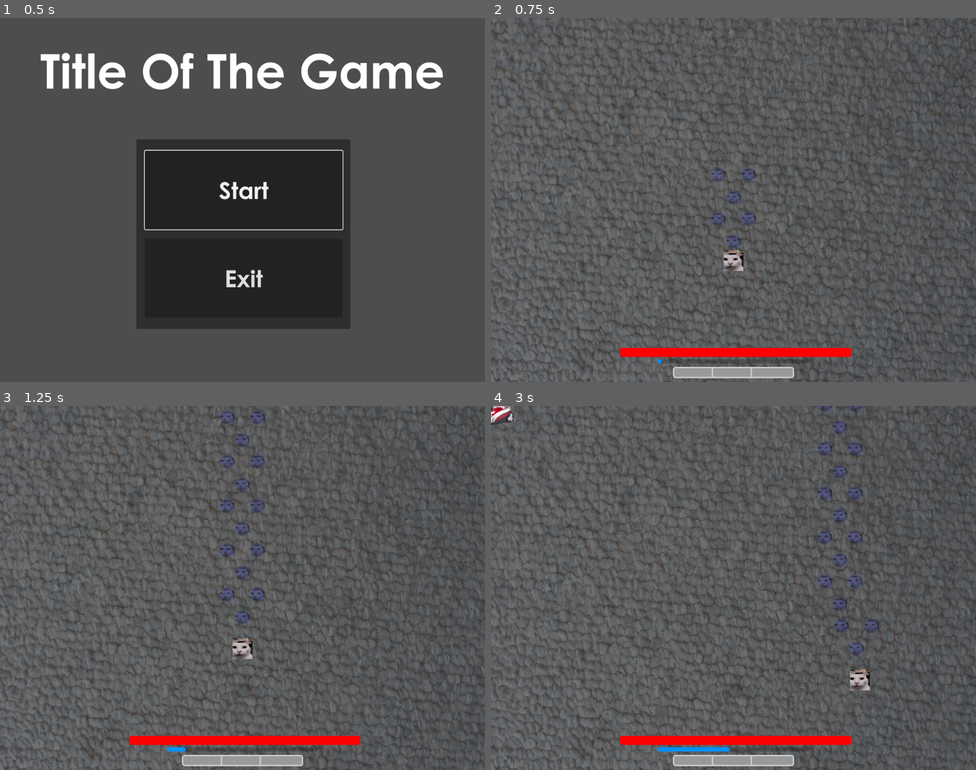
Above: before the commit, frames 1-4 (two rows, left to right).
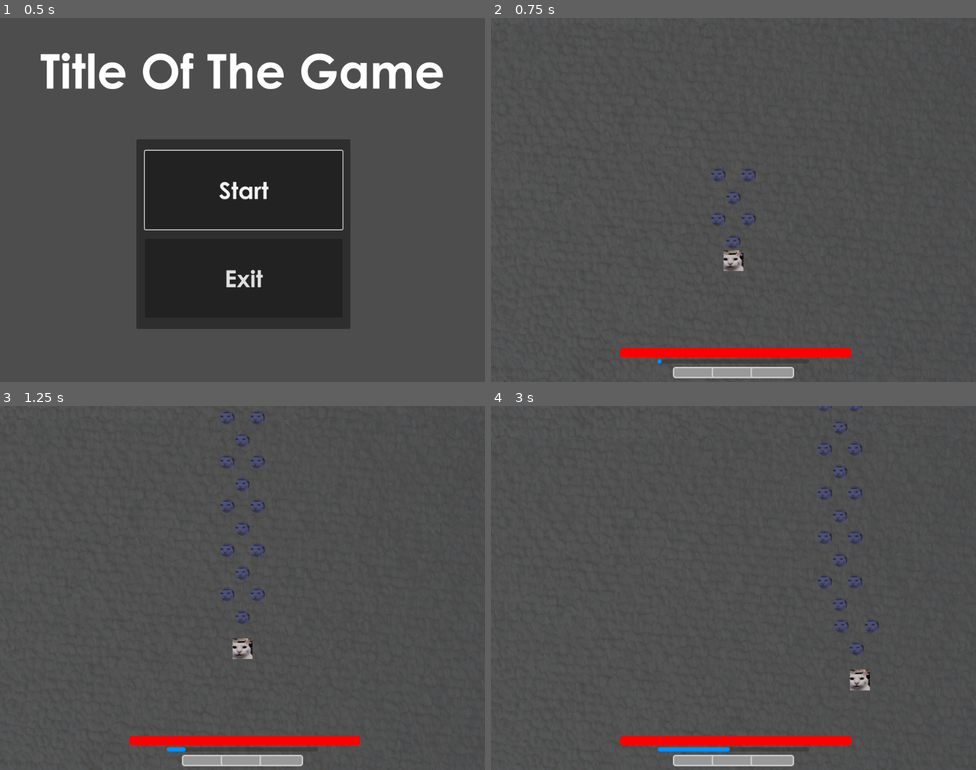
Above: after the commit, the same moments.

Repository: maskenary/canny-cat-game
Game: Godot game, scene res://Scenes/main.tscn
Two runs of this game, one before a commit and one after it. Both use one fixed random seed, a clock stepped at 60 frames per second and the inputs below.
Inputs:
- Up to frame 1 (0.5 s): no input
- Up to frame 2 (0.75 s): click "Start" at 0.5 s
- Up to frame 3 (1.25 s): no input
- Up to frame 4 (3 s): hold D (right) 1.28-2.03 s; hold Shift (dodge) 1.28-2.03 s; hold S (down) 2.03-2.78 s; tap Shift (dodge) at 2.1 s; hold D (right) from 2.78 s (still down); hold Shift (dodge) from 2.78 s (still down)

Frame 1 is identical in both runs. In frame 2, 11% of the frame differs, in the area x 0-100%, y 0-100%; in frame 3, 12%; in frame 4, 12%.

Commit message:
fix enemies spawning

Diff:
--- a/Scenes/bullet.tscn
+++ b/Scenes/bullet.tscn
@@ -9,7 +9,7 @@
 [node name="Bullet" type="Area2D"]
 modulate = Color(0.380392, 0.439216, 0.909804, 0.466667)
 scale = Vector2(0.05, 0.05)
-collision_mask = 2
+collision_mask = 0
 script = ExtResource("1_ihgl6")
 
 [node name="Sprite2D" type="Sprite2D" parent="."]
--- a/Scenes/enemy.tscn
+++ b/Scenes/enemy.tscn
@@ -43,9 +43,10 @@
 [sub_resource type="CircleShape2D" id="CircleShape2D_lcs6d"]
 radius = 48.6621
 
-[node name="Enemy" type="PathFollow2D"]
+[node name="Enemy" type="PathFollow2D" node_paths=PackedStringArray("attack_timer")]
 rotates = false
 script = ExtResource("1_h14fb")
+attack_timer = NodePath("AttackTimer")
 
 [node name="Sprite2D" type="Sprite2D" parent="."]
 scale = Vector2(0.1, 0.108)
@@ -59,7 +60,14 @@
 autoplay = "active"
 
 [node name="Area2D" type="Area2D" parent="."]
+collision_layer = 0
 
 [node name="CollisionShape2D" type="CollisionShape2D" parent="Area2D"]
 visible = false
 shape = SubResource("CircleShape2D_lcs6d")
+
+[node name="AttackTimer" type="Timer" parent="."]
+wait_time = 2.0
+
+[connection signal="area_entered" from="Area2D" to="." method="_on_area_2d_area_entered"]
+[connection signal="timeout" from="AttackTimer" to="." method="attack"]
--- a/Scenes/world.tscn
+++ b/Scenes/world.tscn
@@ -1,8 +1,12 @@
-[gd_scene load_steps=6 format=3 uid="uid://c6ln5pfkyyx1s"]
+[gd_scene load_steps=8 format=3 uid="uid://c6ln5pfkyyx1s"]
 
 [ext_resource type="Script" path="res://Scripts/world.gd" id="1_byq4o"]
 [ext_resource type="PackedScene" uid="uid://c6gfxycj2603q" path="res://Scenes/background.tscn" id="1_gmfif"]
 [ext_resource type="PackedScene" uid="uid://deo5knsxsjhly" path="res://Scenes/player.tscn" id="2_v6v5h"]
+[ext_resource type="Shader" path="res://background.gdshader" id="3_wmqdf"]
+
+[sub_resource type="ShaderMaterial" id="ShaderMaterial_gxdbh"]
+shader = ExtResource("3_wmqdf")
 
 [sub_resource type="Curve2D" id="Curve2D_7w6nl"]
 _data = {
@@ -16,7 +20,7 @@
 }
 point_count = 4
 
-[node name="World" type="Node" node_paths=PackedStringArray("player", "boss_spawn", "boss_positions", "enemy_path", "enemy_spawn", "enemy_initial")]
+[node name="World" type="Node" node_paths=PackedStringArray("player", "boss_spawn", "boss_positions", "enemy_path", "enemy_spawn", "enemy_initial", "background", "spawn_timer")]
 script = ExtResource("1_byq4o")
 player = NodePath("Player")
 boss_spawn = NodePath("BossSpawn")
@@ -24,9 +28,12 @@
 enemy_path = NodePath("EnemyPath")
 enemy_spawn = NodePath("Path2D/EnemySpawnPoint")
 enemy_initial = NodePath("EnemyPath/EnemyInitialPoint")
+background = NodePath("Background")
+spawn_timer = NodePath("SpawnTimer")
 
 [node name="Background" parent="." instance=ExtResource("1_gmfif")]
-modulate = Color(1, 1, 1, 0.294118)
+modulate = Color(1, 1, 1, 0.0862745)
+material = SubResource("ShaderMaterial_gxdbh")
 offset_left = -6.10352e-05
 
 [node name="Player" parent="." instance=ExtResource("2_v6v5h")]
@@ -51,6 +58,7 @@
 position = Vector2(96, 96)
 
 [node name="SpawnTimer" type="Timer" parent="."]
+wait_time = 3.0
 autostart = true
 
 [node name="Path2D" type="Path2D" parent="."]
--- a/Scripts/enemy.gd
+++ b/Scripts/enemy.gd
@@ -1,47 +1,62 @@
 extends PathFollow2D
 
 signal spawn_pattern(pattern)
+signal enemy_died
 
 var pattern_spawner = load("res://Scenes/Boss/pattern_spawner.tscn")
 var single_spin_formation = load("res://Scenes/Boss/single_spin_formation.tscn")
 var active = false
-var attack_cooldown = 3
 var target_position = null
 var path_parent = null
-var pre_active_speed = 10
-var active_speed = 300
+var pre_active_speed = 300
+var active_speed = 0.05
+var hp = 10
 
+@export var attack_timer: Node
 
-func setup(initial_progress, offset: Vector2, path: Node):
-	self.progress = initial_progress
+func _ready() -> void:
+	Events.clear_enemies.connect(clear_self)
+	self.modulate = Color(0, 0, 1, 0.475)
+
+func setup(initial_progress, offset: Vector2):
+	self.progress_ratio = initial_progress
 	self.h_offset = offset.x
 	self.v_offset = offset.y
-	path_parent = path
-
-func _process(delta: float) -> void:
-	if active:
-		self.progress += active_speed
-		#await get_tree().create_timer(attack_cooldown).timeout
-		#attack()
 
 func _physics_process(delta: float) -> void:
 	# Gradually un-offset until reaching starting point, then begin pathing
 	if !active:
-		"""
 		if self.h_offset != 0:
-			self.h_offset -= pre_active_speed * sign(self.h_offset)
+			self.h_offset -= pre_active_speed * sign(self.h_offset) * delta
+			if abs(self.h_offset) < pre_active_speed * delta:
+				self.h_offset = 0
+
 		if self.v_offset != 0:
-			self.v_offset -= pre_active_speed * sign(self.v_offset)
-		"""
-		# TODO fix the initial spawn -> following path process
+			self.v_offset -= pre_active_speed * sign(self.v_offset) * delta
+			if abs(self.v_offset) < pre_active_speed * delta:
+				self.v_offset = 0
+
 		if self.h_offset == 0 and self.v_offset == 0:
-			get_parent().remove_child(self)
-			path_parent.add_child(self)
+			self.modulate = Color(1, 1, 1)
+			attack_timer.start()
 			active = true
 
+	elif active:
+		self.progress_ratio += active_speed * delta
 
 func attack():
 	var pattern = pattern_spawner.instantiate()
 	pattern.position = self.position
 	emit_signal("spawn_pattern", pattern)
-	pattern.shotgun_at_player(single_spin_formation, 300, 6, 0.5, 90, 3, 10)
+	pattern.shotgun_at_player(single_spin_formation, 300, 3, 0.5, 60, 2, 10)
+
+func _on_area_2d_area_entered(area: Area2D) -> void:
+	if active:
+		hp -= area.get_damage()
+		area.queue_free()
+		if hp <= 0:
+			emit_signal('enemy_died')
+			queue_free()
+
+func clear_self():
+	queue_free()
--- /dev/null
+++ b/Scripts/events.gd
@@ -0,0 +1,3 @@
+extends Node
+
+signal clear_enemies
--- a/Scripts/world.gd
+++ b/Scripts/world.gd
@@ -15,8 +15,10 @@
 @export var enemy_path: Node
 @export var enemy_spawn: Node
 @export var enemy_initial: Node
+@export var background: Node
+@export var spawn_timer: Node
 
-var level_progress = 1
+var enemies_left = 3
 
 func spawn_boss():
 	boss_instance = boss.instantiate()
@@ -48,12 +50,6 @@
 func _process(delta: float) -> void:
 	emit_signal("update_dodgebar", player.charge_cd_progress)
 
-	if level_progress == 1:
-		pass
-	if level_progress == 2:
-		spawn_boss()
-		level_progress += 1
-
 func _on_player_damage_taken(hp) -> void:
 	emit_signal("update_healthbar", hp)
 
@@ -67,5 +63,15 @@
 	enemy_spawn.progress_ratio = randf()
 	var offset_x = -(enemy_initial.position.x - enemy_spawn.position.x)
 	var offset_y = -(enemy_initial.position.y - enemy_spawn.position.y)
-	e.setup(enemy_initial.progress_ratio, Vector2(offset_x, offset_y), enemy_path)
-	add_child(e)
+	e.enemy_died.connect(enemy_died)
+	enemy_path.add_child(e)
+	e.setup(enemy_initial.progress_ratio, Vector2(offset_x, offset_y))
+
+func enemy_died():
+	enemies_left -= 1
+	print(enemies_left)
+	if enemies_left <= 0:
+		Events.emit_signal("clear_enemies")
+		spawn_timer.stop()
+		spawn_boss()
+		background.material = null
--- a/background.gdshader
+++ b/background.gdshader
@@ -1,7 +1,5 @@
 shader_type canvas_item;
 
-/*
 void vertex() {
-	UV.y += TIME * -0.1;
+	UV.y += TIME * -0.03;
 }
-*/
--- a/project.godot
+++ b/project.godot
@@ -13,6 +13,10 @@
 config/name="New Game Project"
 run/main_scene="res://Scenes/main.tscn"
 config/features=PackedStringArray("4.3", "Forward Plus")
+
+[autoload]
+
+Events="*res://Scripts/events.gd"
 
 [display]
 
